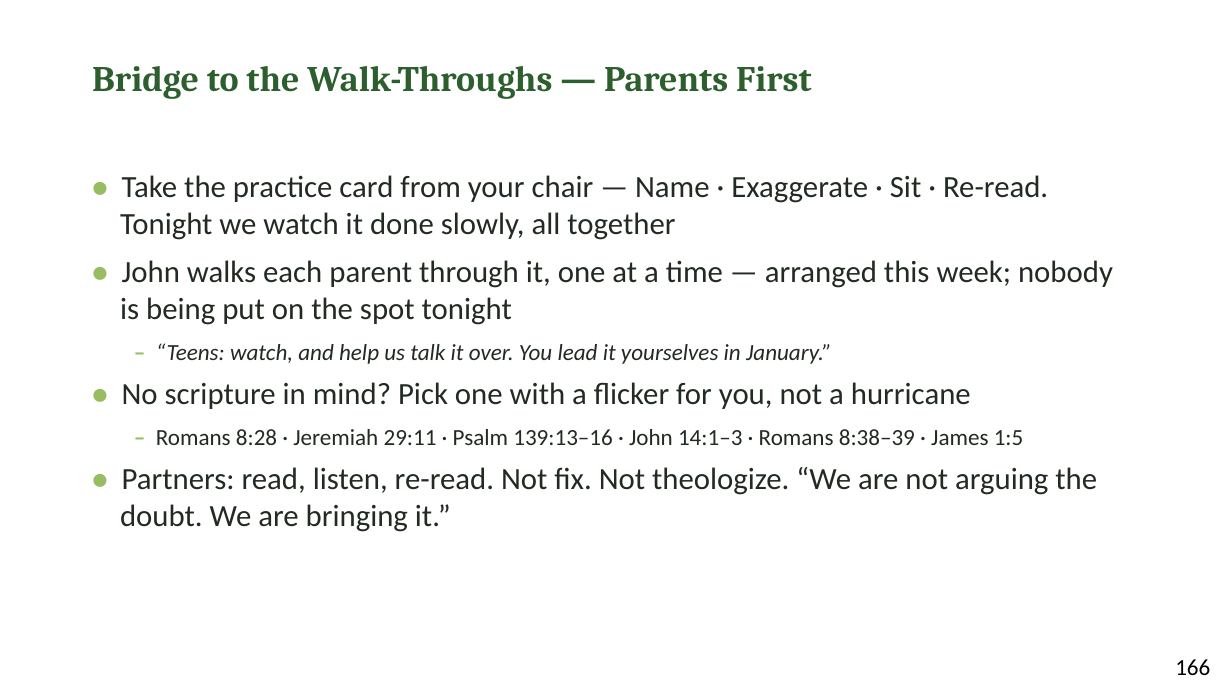
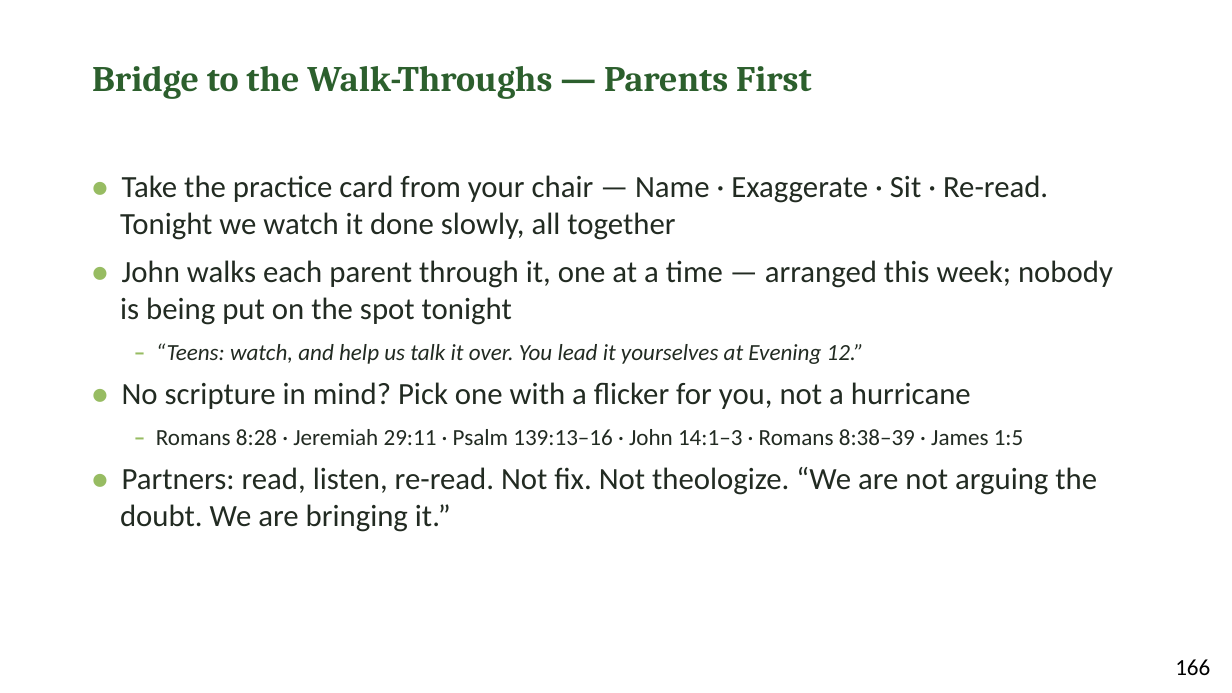
Before and after one commit to jgtittle-ministries/fellowship-of-the-heart-pilot-at-cca, a slide deck: slide 9 of docs/evening/materials/evening-08-slides.pptx. Drawn at 1232x693 pixels with LibreOffice and Linux fonts; fonts in the diff are those of the drawing. Boxes give left, top, right and bottom in pixels: in the first picture for what was removed or moved away, otherwise in the second. Text is boxed around its words. In the diff, an @@ line names an element or a change of style, - is before the commit and + after.

```diff
--- a/docs/evening/materials/evening-08-slides.pptx
+++ b/docs/evening/materials/evening-08-slides.pptx
@@ text at box(156, 343, 864, 364): text changed @@
-– “Teens: watch, and help us talk it over. You lead it yourselves in January.”
+– “Teens: watch, and help us talk it over. You lead it yourselves at Evening 12.”
```
Also in this commit, not shown: 58 other files.
